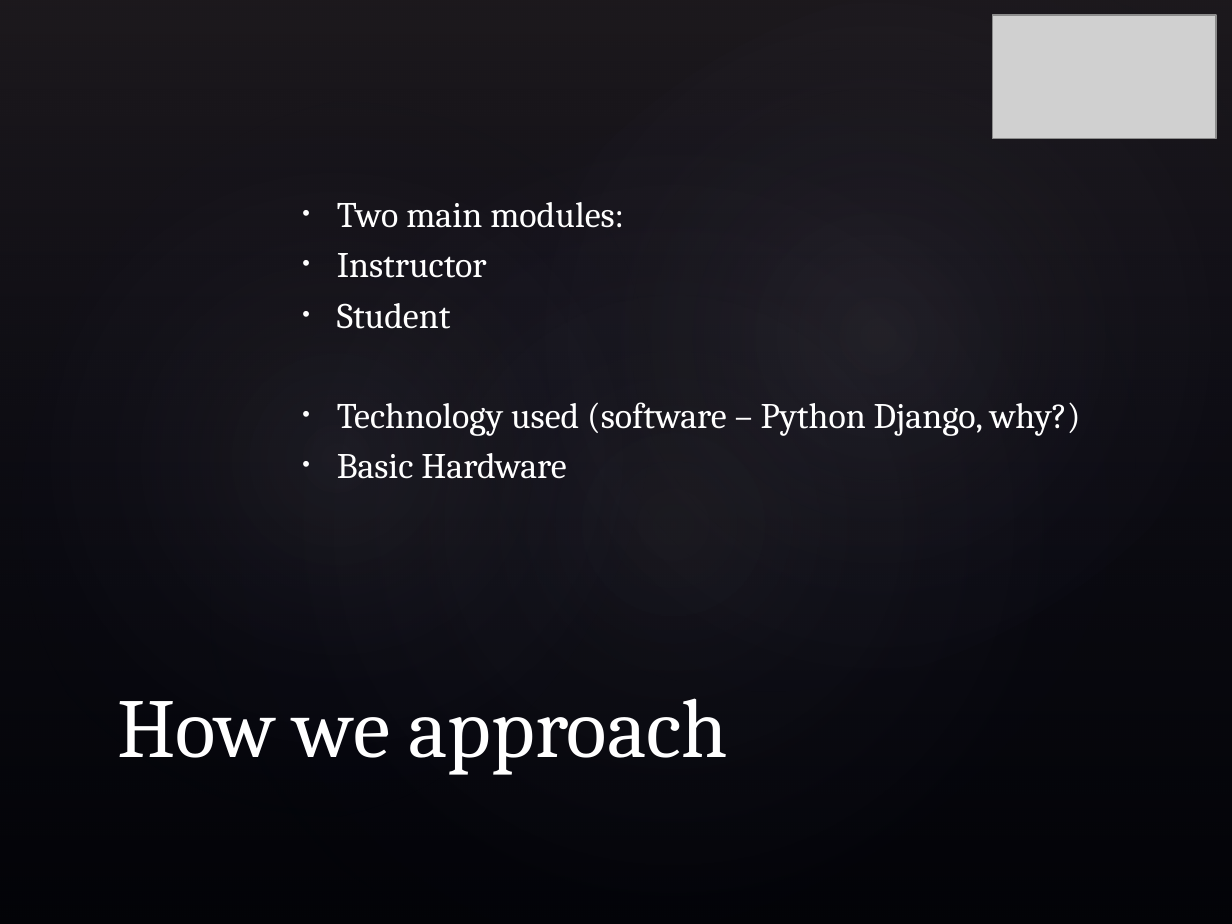
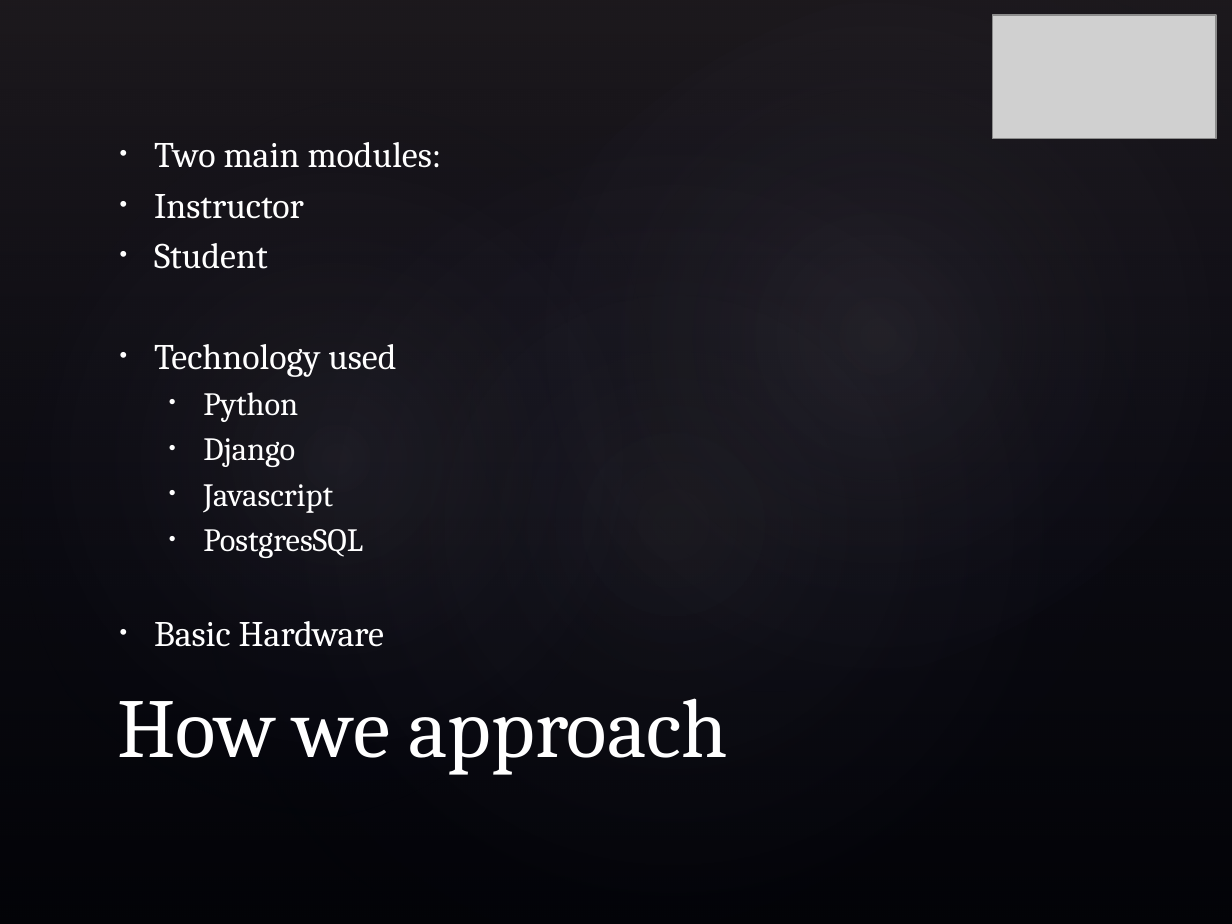
Before and after one commit to hadimuhammad/InPress, a slide deck: slide 4 of Documentation/Presentation.pptx. Drawn at 1232x924 pixels with LibreOffice and Linux fonts; fonts in the diff are those of the drawing; grey boxes stand for pictures; background and template pictures are left out. Boxes give left, top, right and bottom in pixels: in the first picture for what was removed or moved away, otherwise in the second. Text is boxed around its words. In the diff, an @@ line names an element or a change of style, - is before the commit and + after.

```diff
--- a/Documentation/Presentation.pptx
+++ b/Documentation/Presentation.pptx
@@ text "Two main modules:": place and size @@
-text "Two main modules:" at bbox=[337, 202, 1081, 479]
+text "Two main modules:" at bbox=[154, 142, 442, 647]
@@ text at bbox=[154, 344, 396, 558]: text changed; size 21 to 19 pt @@
-• Technology used (software – Python Django, why?)
+• Technology used
+  • Python
+  • Django
+  • Javascript
+  • PostgresSQL
```
Also in this commit, not shown: 4 other slides changed, 2 slides added, 1 slide removed.
